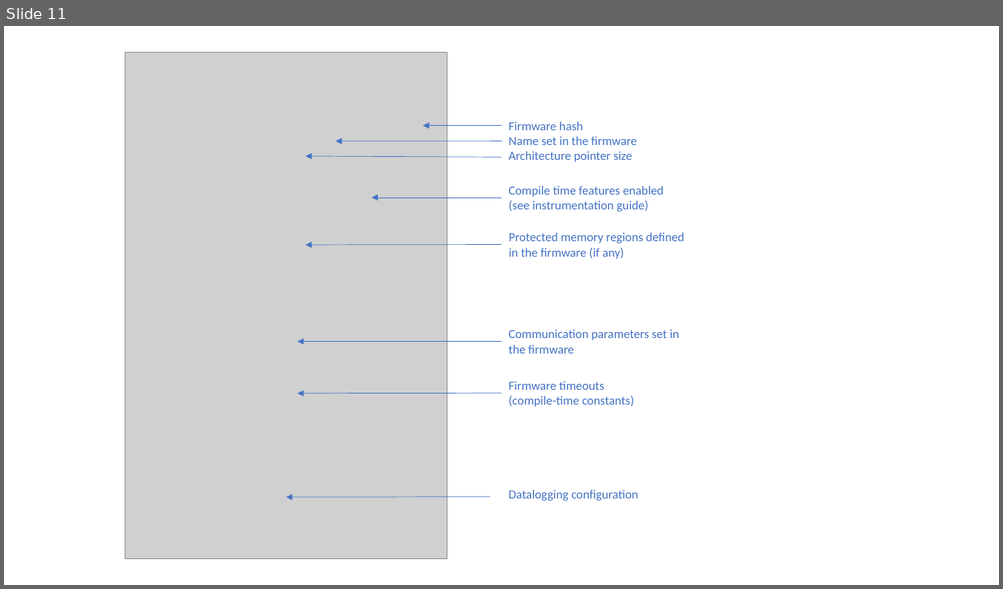
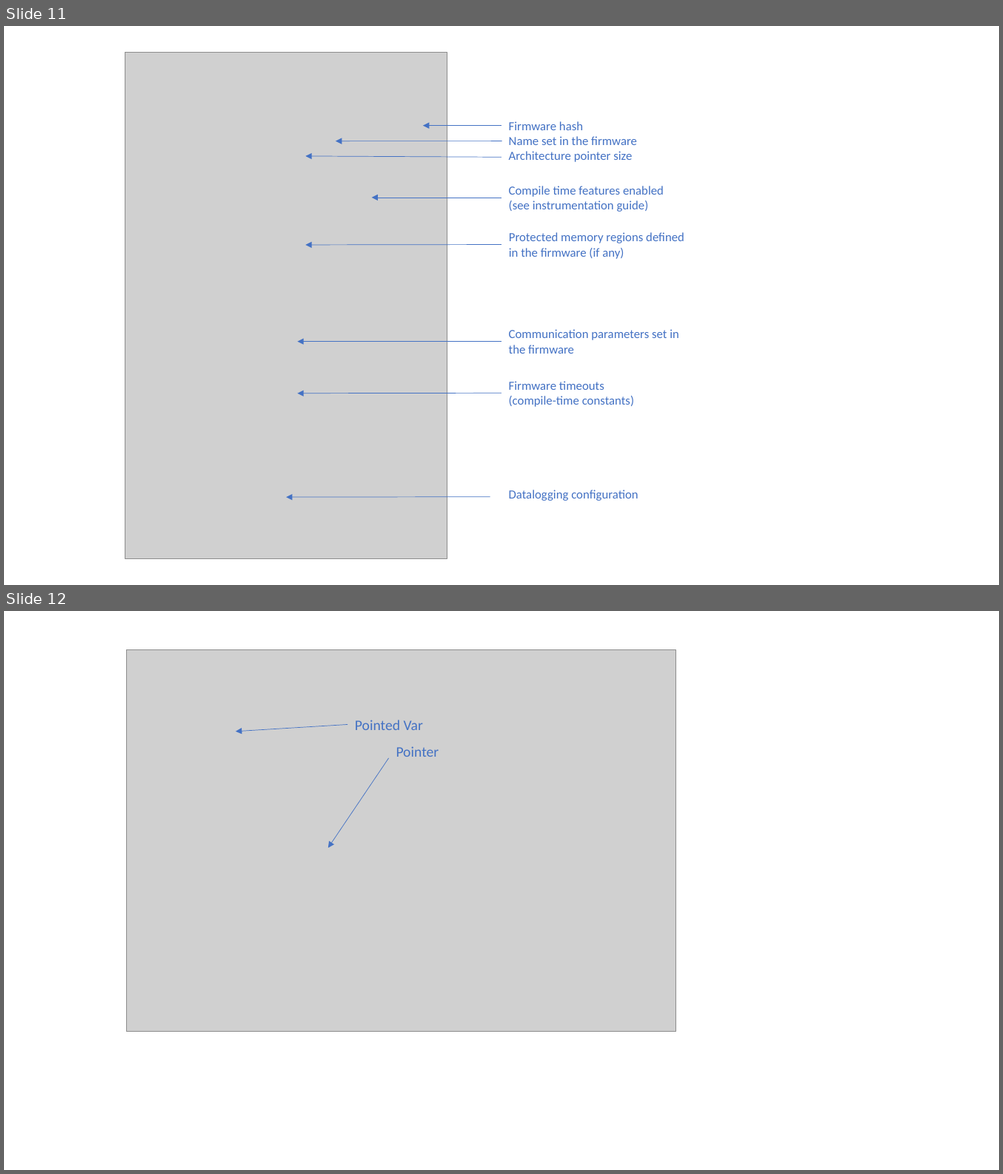
Before and after one commit to scrutinydebugger/scrutiny-devtools, a slide deck: graphics/graphics.pptx. Shown one above the other, each under a label of ours: slide 11 before the commit, slides 11 and 12 after it. The pictures are 1003x589 and 1003x1174 pixels, drawn with LibreOffice and Linux fonts; fonts in the diff are those of the drawing; grey boxes stand for pictures. Boxes give left, top, right and bottom in pixels: in the first picture for what was removed or moved away, otherwise in the second. Text is boxed around its words. In the diff, an @@ line names an element or a change of style, - is before the commit and + after.

```diff
--- a/graphics/graphics.pptx
+++ b/graphics/graphics.pptx
@@ slide 12 added at [4, 611, 999, 1170], background #FFFFFF @@
@@ picture added at [126, 650, 676, 1033] @@
@@ text added at [355, 720, 423, 730], 14 pt, text #4472C4 @@
+Pointed Var
@@ arrow added from (347, 724) to (236, 731), #4472C4 0.5 pt @@
@@ arrow added from (388, 758) to (328, 849), #4472C4 0.5 pt @@
@@ text added at [396, 746, 439, 757], 14 pt, text #4472C4 @@
+Pointer
```
Also in this commit, not shown: 3 other slides added, 1 other file.
